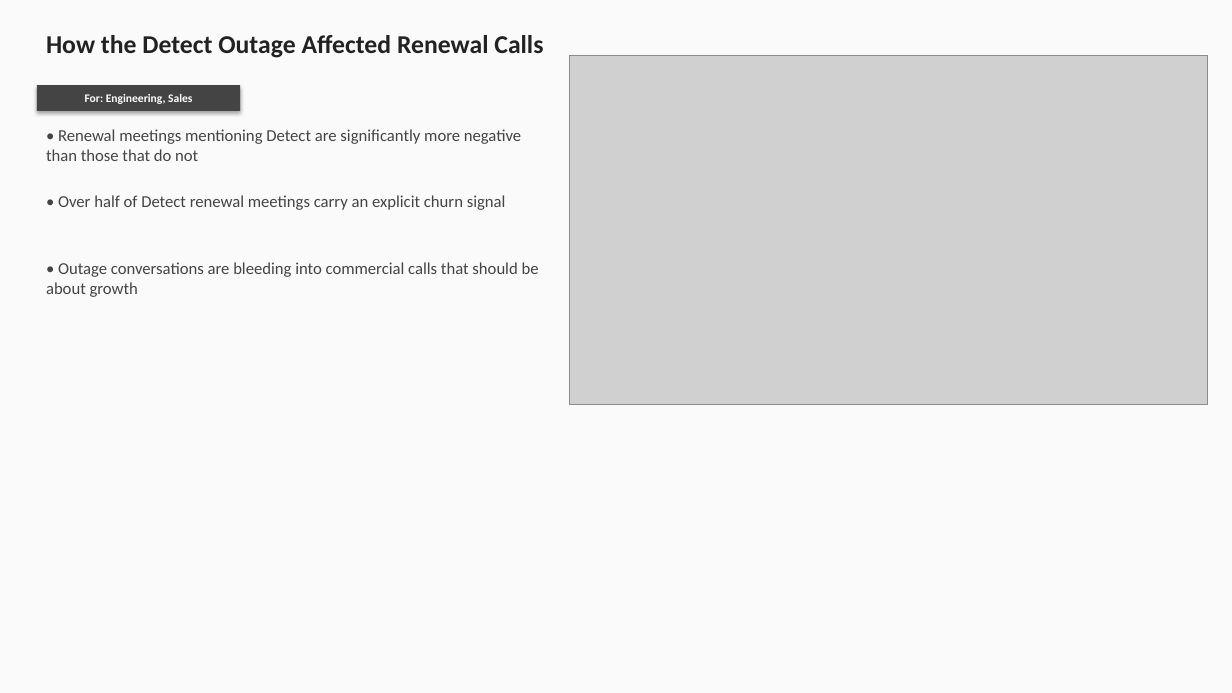
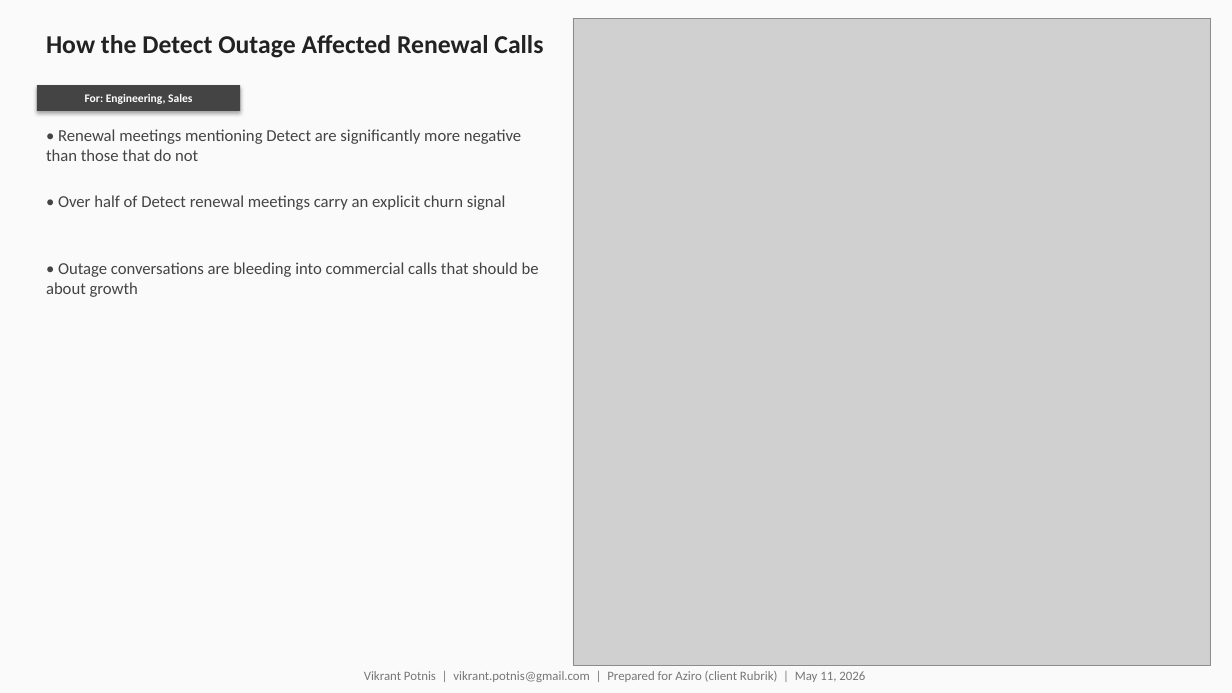
Before and after one commit to rohanvazir123/pydantic-ai-experiments, a slide deck: slide 13 of basics/iprep/meeting-analytics/final_version/meeting_analytics.pptx. Drawn at 1232x693 pixels with LibreOffice and Linux fonts; fonts in the diff are those of the drawing; grey boxes stand for pictures. Boxes give left, top, right and bottom in pixels: in the first picture for what was removed or moved away, otherwise in the second. Text is boxed around its words. In the diff, an @@ line names an element or a change of style, - is before the commit and + after.

```diff
--- a/basics/iprep/meeting-analytics/final_version/meeting_analytics.pptx
+++ b/basics/iprep/meeting-analytics/final_version/meeting_analytics.pptx
@@ picture: place and size @@
-picture at [570,55,1208,405]
+picture at [573,18,1211,665]
@@ text added at [364,671,865,682], 10 pt, text #777777 @@
+Vikrant Potnis | vikrant.potnis@gmail.com | Prepared for Aziro (client Rubrik) | May 11, 2026
```
Also in this commit, not shown: 15 other slides changed, 4 other files.
